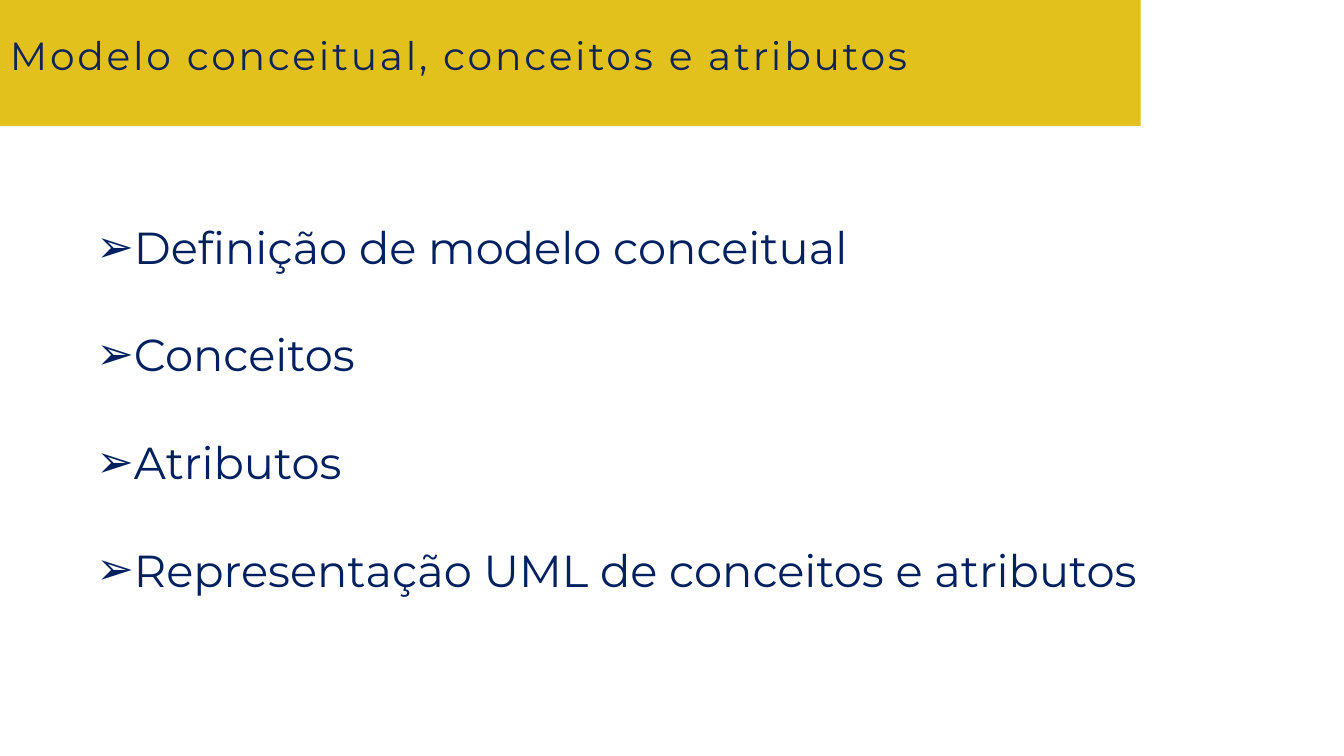
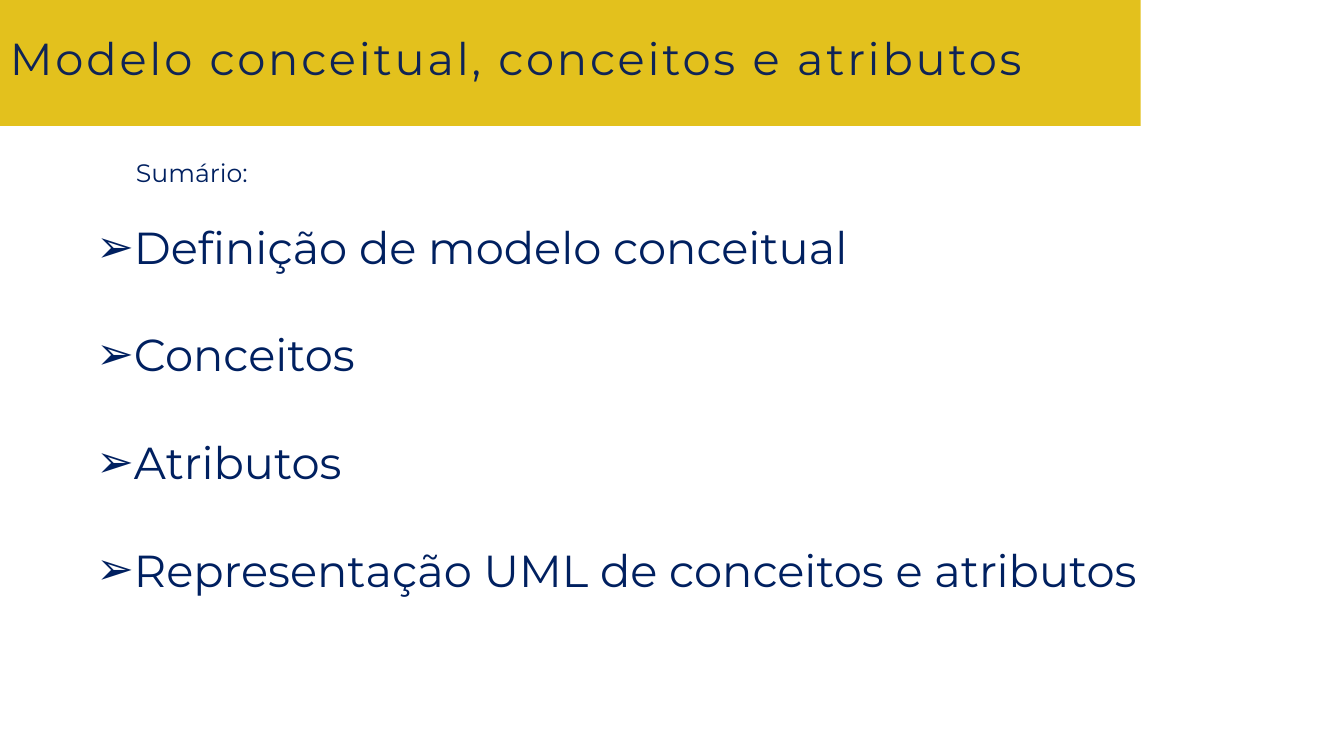
Before and after one commit to andreneves/PP, a slide deck: slide 2 of 02-IdentificaçãoDeConceitosEAtributos.pptx. Drawn at 1344x756 pixels with LibreOffice and Linux fonts; fonts in the diff are those of the drawing; background and template pictures are left out. Boxes give left, top, right and bottom in pixels: in the first picture for what was removed or moved away, otherwise in the second. Text is boxed around its words. In the diff, an @@ line names an element or a change of style, - is before the commit and + after.

```diff
--- a/02-IdentificaçãoDeConceitosEAtributos.pptx
+++ b/02-IdentificaçãoDeConceitosEAtributos.pptx
@@ text "Modelo conceitual, conceitos e atributos" at (x1=10, y1=41, x2=1022, y2=82): size 28 to 32 pt @@
@@ text added at (x1=136, y1=163, x2=248, y2=182), 18 pt, text #002060 @@
+Sumário:
```
Also in this commit, not shown: 4 other slides changed, 1 slide added, 1 slide removed.
